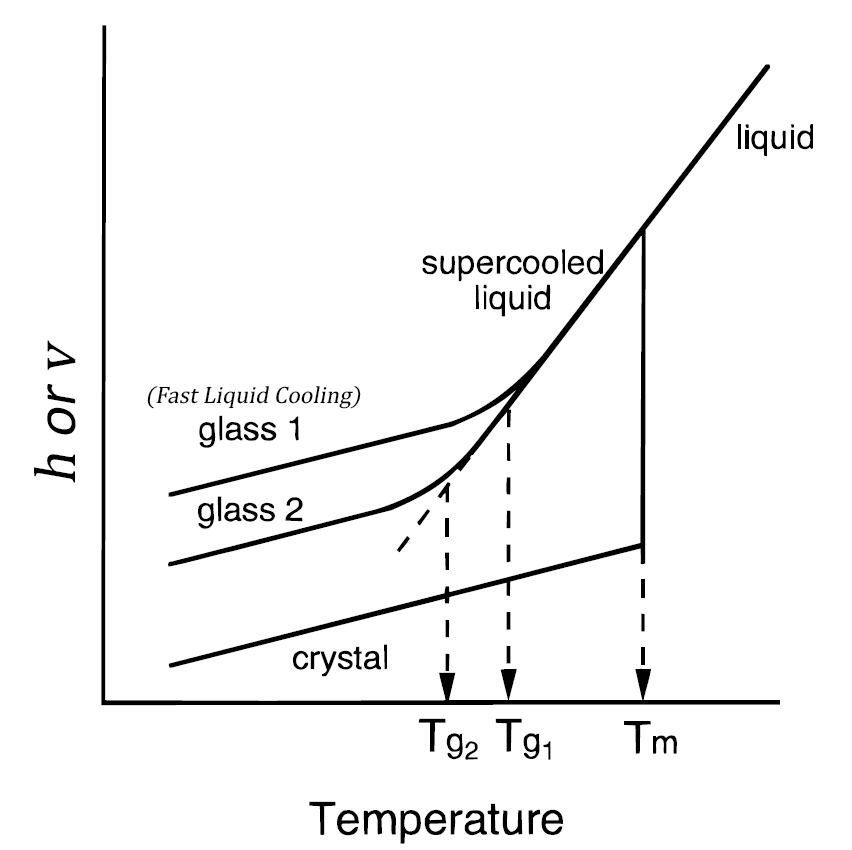
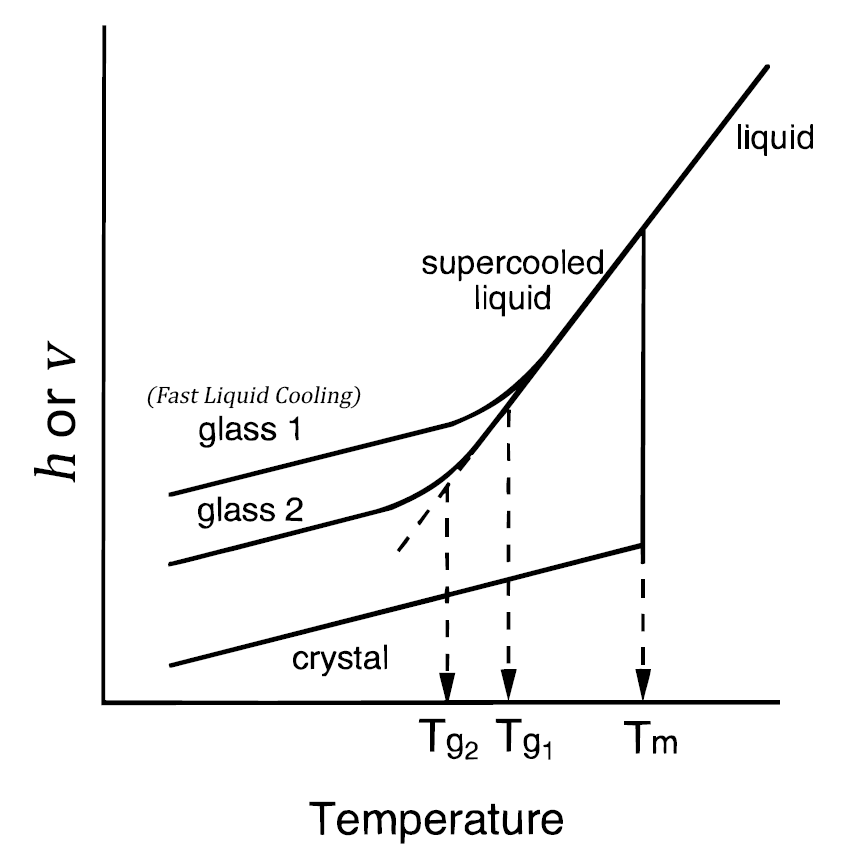
Before/after of a w=852, h=850 layered artwork. What changed in the layer stack:
painted on "h or v" over left=47, top=384, right=76, bottom=437
